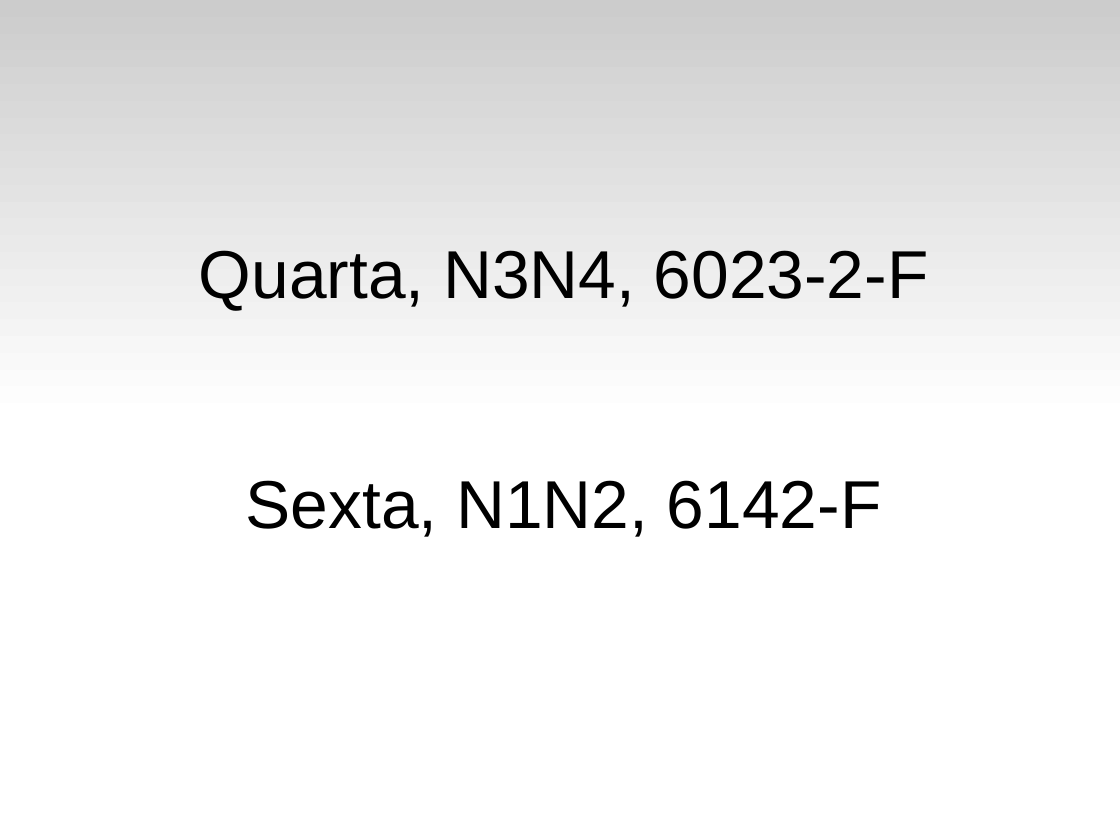
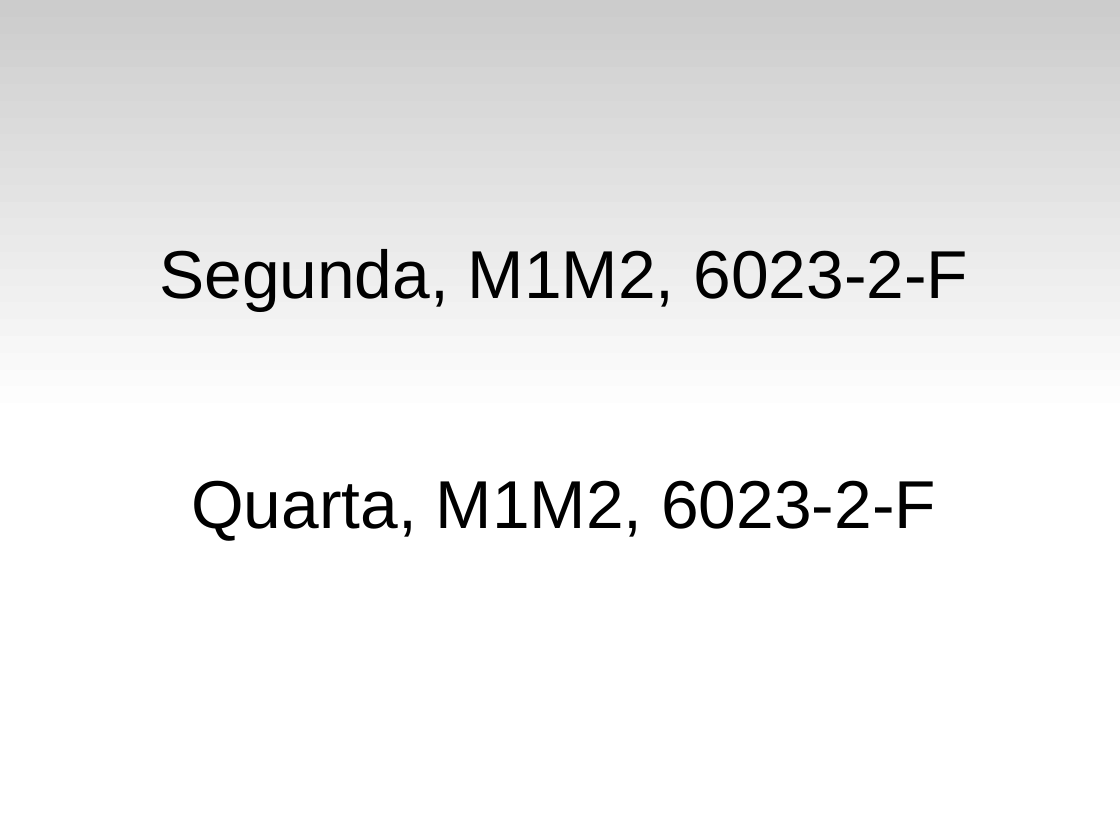
Before and after one commit to fsantanna-uerj/EDL, a slide deck: slide 2 of slides/edl-00.odp. Drawn at 1120x840 pixels with LibreOffice and Linux fonts; fonts in the diff are those of the drawing. Boxes give left, top, right and bottom in pixels: in the first picture for what was removed or moved away, otherwise in the second. Text is boxed around its words. In the diff, an @@ line names an element or a change of style, - is before the commit and + after.

```diff
--- a/slides/edl-00.odp
+++ b/slides/edl-00.odp
@@ subtitle at (x1=159, y1=249, x2=968, y2=541): text changed @@
-Quarta, N3N4, 6023-2-F
-Sexta, N1N2, 6142-F
+Segunda, M1M2, 6023-2-F
+Quarta, M1M2, 6023-2-F
```
Also in this commit, not shown: 5 other slides changed, 3 other files.
